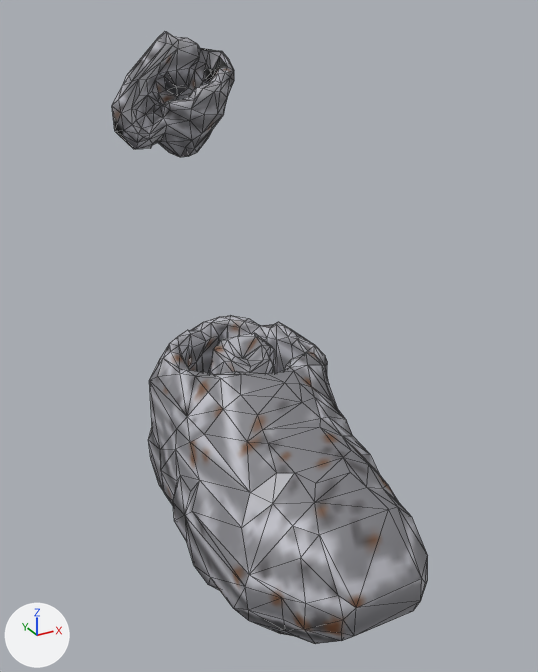
One commit to the glTF model www/proto3d/models/beth/equipment/fitted/rook/rook_scale_common_boot_R_lod1.glb: the scene before it, then after it.
Before and after are seen from a 50 mm lens placed at (-0.618, -1.044, 0.582), pointed at (-0.192, -0.269, 0.194). Lighting does not change. The marker at lower left points along +X, +Y and +Z. The older version comes first. Mesh edges are drawn as thin lines. Vertices at exactly the same position are counted once.

In view in the first picture: 'rook_scale_common_boot_R_lod1'.
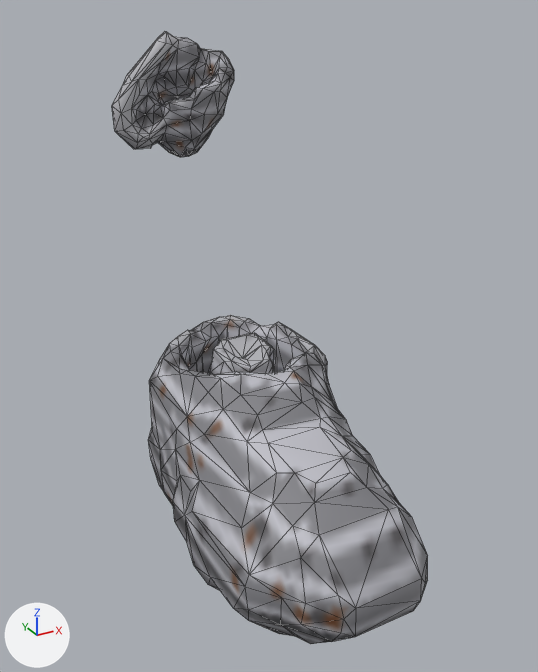
What differs and where, as boxes (x1, y1, x2, y2) in the pictures (538 x 672 px; the box of a moved part takes in the faces that stretch with it):
part 1 of me_rook_scale_common_boot_r_hi_002, moved or reshaped (mostly hidden): before (221, 333, 420, 644); after (221, 333, 421, 644)
part 2 of me_rook_scale_common_boot_r_hi_002, surface changed: (112, 31, 421, 608) in both

Edits to the bpy script that builds the scene:
```text
Change me_rook_scale_common_boot_r_hi_002:
    used by ob_rook_scale_common_boot_r_lod1; location = (0.0, 0.0, 0.0)
    remove me_rook_scale_common_boot_r_hi_002.from_pydata(...)  # 904 vertices, 1800 faces; spans x -0.38..-0.042, y -0.641..0.187, z -0.035..0.55
    add me_rook_scale_common_boot_r_hi_002.from_pydata(...)  # 910 vertices, 1812 faces; spans x -0.38..-0.042, y -0.641..0.187, z -0.035..0.55
    me_rook_scale_common_boot_r_hi_002 part 1
    31 vertices are removed from x -0.355..-0.138, y -0.64..-0.222, z -0.02..0.139
    133 faces are deleted
    9 vertices move from x -0.32..-0.181, y -0.595..-0.233, z 0.025..0.19 to x -0.31..-0.181, y -0.593..-0.233, z 0.02..0.19
    35 vertices are added at x -0.356..-0.137, y -0.64..-0.219, z -0.021..0.188
    141 new faces join them
    me_rook_scale_common_boot_r_hi_002 part 2: 875 kept faces spanning x -0.38..-0.046, y -0.64..0.183, z -0.035..0.55 get new texture (UV) coordinates
    other edits to the shape of me_rook_scale_common_boot_r_hi_002 do not show in these pictures
```
